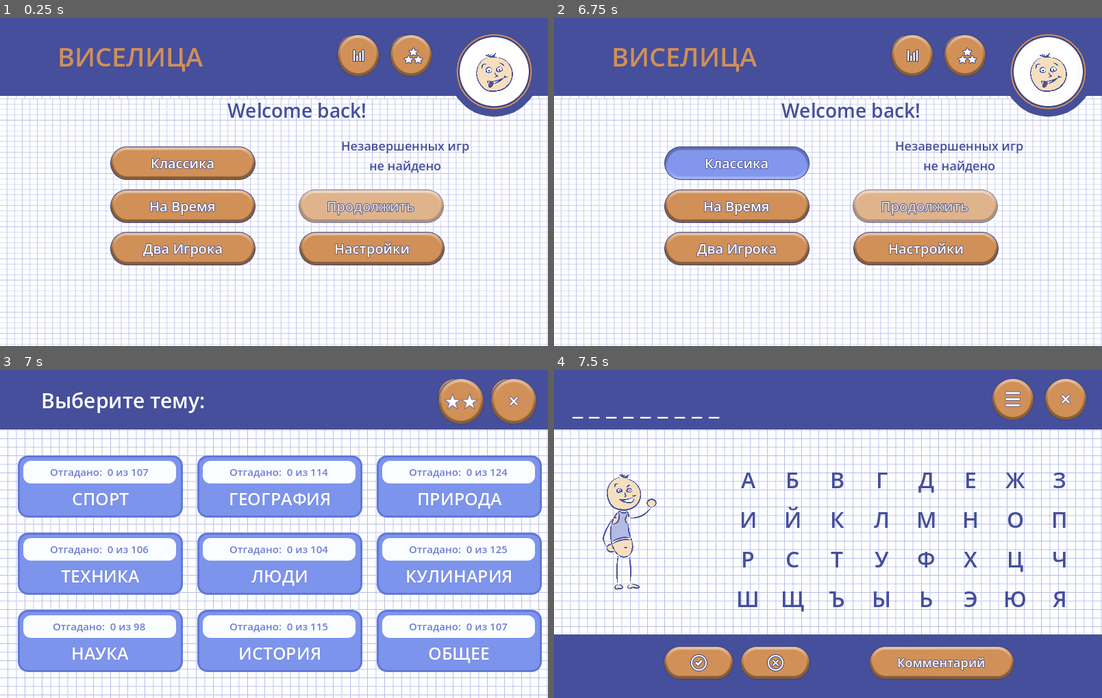
Above: before the commit, frames 1-4 (two rows, left to right).
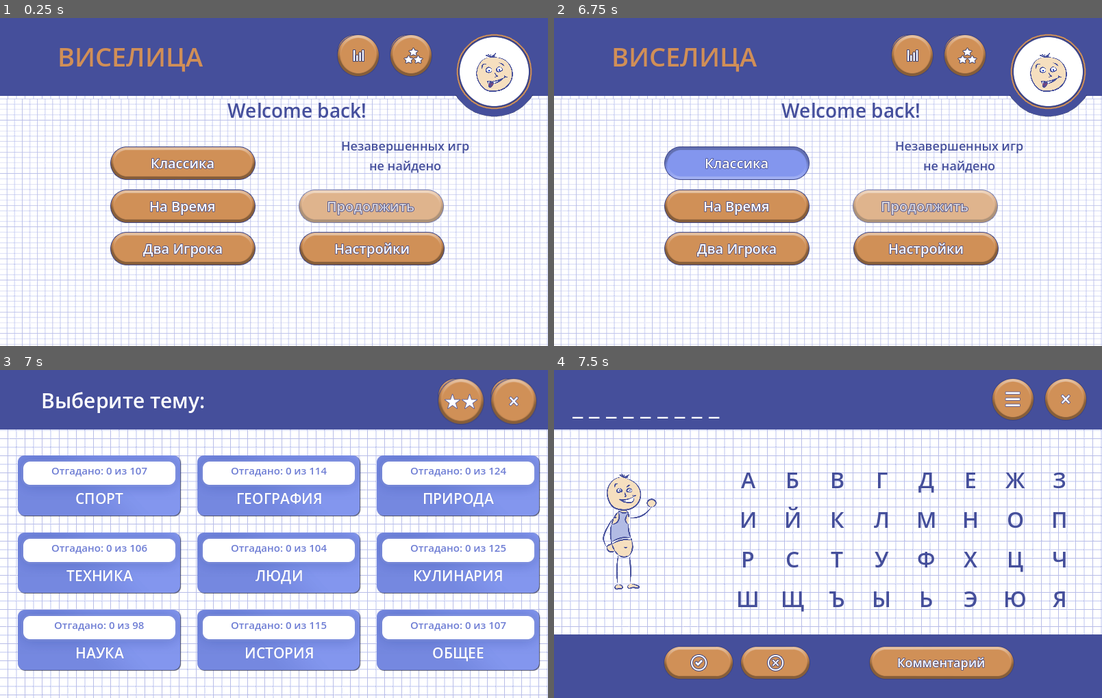
Above: after the commit, the same moments.

Repository: trinarr/hangman20_godot
Game: Godot game, scene res://scenes/Main.tscn
The game is run twice, just before and just after one commit, with the same random seed, the same clock (stepped at 60 frames per second) and the same inputs.
Inputs (mouse positions are in pixels of both pictures, inside the frame that each line leads up to):
- Up to frame 1 (0.25 s): no input
- Up to frame 2 (6.75 s): click (1047, 73) at 0.5 s; click (828, 182) at 1.25 s; click (729, 182) at 2.02 s; click (1047, 73) at 2.75 s; click (926, 182) at 3.52 s; click (1047, 73) at 4.25 s; click (828, 182) at 5 s; click (729, 182) at 5.77 s; tap Enter at 6.5 s; move the mouse to (734, 162) at 6.52 s; click (734, 162) at 6.67 s
- Up to frame 3 (7 s): no input
- Up to frame 4 (7.5 s): click (652, 488) at 7.27 s

Frames 1-2 are identical in both runs. In frame 3, 9.2% of the frame differs, in the area x 3-99%, y 26-93%; in frame 4, nothing differs.

Commit message:
Полишинг экранов

Diff:
--- a/scripts/main.gd
+++ b/scripts/main.gd
@@ -26,7 +26,8 @@
 const CUSTOM_WORD_REFRESH_ICON: Texture2D = preload("res://flash_assets/custom_word_refresh_icon_341.png")
 const HERO_BADGE_RING_TEXTURE: Texture2D = preload("res://flash_assets/user_hint_circle_74.png")
 const HERO_BADGE_TAIL_TEXTURE: Texture2D = preload("res://flash_assets/_________________2_png.png")
-const THEME_CARD_TEXTURE: Texture2D = preload("res://flash_assets/NewForThemes_png.png")
+const THEME_CARD_TEXTURE: Texture2D = preload("res://flash_assets/theme_card_user_239x90.png")
+const THEME_CARD_PROGRESS_TEXTURE: Texture2D = preload("res://flash_assets/theme_card_progress_user_239x65.png")
 const HINT_BUTTON_TEXTURE: Texture2D = preload("res://flash_assets/ButForPdsk_png.png")
 const HINT_OPEN_BUTTON_TEXTURE: Texture2D = preload("res://flash_assets/user_hint_button_open_18.png")
 const HINT_REMOVE_BUTTON_TEXTURE: Texture2D = preload("res://flash_assets/user_hint_button_remove_15.png")
@@ -449,17 +450,37 @@
 		var guessed_total: int = GameState.count_guessed(Database.current_language, i, all_count)
 		var guessed: int = min(guessed_total, max(words_count, 0))
 		var disabled: bool = words_count == 0
-		_stage_panel(Rect2(x, y, THEME_BUTTON_SIZE.x, THEME_BUTTON_SIZE.y), Color(0.49, 0.58, 0.93, 1.0), 14.0, Color(0.38, 0.47, 0.84, 1.0), 3.0)
-		_stage_panel(Rect2(x + 8.0, y + 8.0, 223.0, 33.0), Color(0.98, 0.99, 1.0, 1.0), 11.0)
-		var progress_text: String = Database.tr_text(34, "Guessed") + ":  " + str(guessed) + " " + Database.tr_text(35, "of") + " " + str(words_count)
-		_stage_label(Rect2(x + 8.0, y + 8.0, 223.0, 33.0), progress_text, 15, Color(0.43, 0.49, 0.83, 1.0))
-		var title_label := _stage_label(Rect2(x + 10.0, y + 46.0, 221.0, 35.0), Database.get_theme_name(i), 25, Color.WHITE)
+
+		var card := _stage_texture(Rect2(x, y, 239.0, 90.0), THEME_CARD_TEXTURE)
+		# Keep the supplied progress art at its native 239x65 size.  The lower
+		# part of this PNG is transparent; shrinking it vertically deforms the
+		# white rounded plate and makes the border look too thin.
+		var progress_back := _stage_texture(Rect2(x, y, 239.0, 65.0), THEME_CARD_PROGRESS_TEXTURE)
+		var progress_text: String = Database.tr_text(34, "Guessed") + ": " + str(guessed) + " " + Database.tr_text(35, "of") + " " + str(words_count)
+		var progress_label := _stage_label(Rect2(x + 11.0, y + 7.0, 217.0, 30.0), progress_text, 15, Color(0.43, 0.49, 0.83, 1.0))
+		progress_label.clip_text = false
+		progress_label.add_theme_color_override("font_outline_color", Color(0.0, 0.0, 0.0, 0.0))
+		progress_label.add_theme_constant_override("outline_size", 0)
+		var progress_holder := progress_label.get_parent() as Control
+		if progress_holder != null:
+			progress_holder.z_index = 10
+
+		var title_label := _stage_label(Rect2(x + 8.0, y + 45.0, 223.0, 37.0), Database.get_theme_name(i).to_upper(), 21, Color.WHITE)
+		title_label.clip_text = false
 		title_label.add_theme_color_override("font_outline_color", Color(0.42, 0.49, 0.82, 1.0))
 		title_label.add_theme_constant_override("outline_size", 2)
-		var theme_button := _stage_button(Rect2(x, y, THEME_BUTTON_SIZE.x, THEME_BUTTON_SIZE.y), Callable(self, "start_classic_game").bind(i), "")
+		var title_holder := title_label.get_parent() as Control
+		if title_holder != null:
+			title_holder.z_index = 11
+
+		if disabled:
+			card.modulate = Color(1.0, 1.0, 1.0, 0.45)
+			progress_back.modulate = Color(1.0, 1.0, 1.0, 0.45)
+			progress_label.modulate = Color(1.0, 1.0, 1.0, 0.45)
+			title_label.modulate = Color(1.0, 1.0, 1.0, 0.45)
+
+		var theme_button := _stage_button(Rect2(x, y, 239.0, 90.0), Callable(self, "start_classic_game").bind(i), "")
 		theme_button.disabled = disabled
-		if disabled:
-			theme_button.modulate = Color(1.0, 1.0, 1.0, 0.45)
 
 func _show_difficulty_popup() -> void:
 	_remove_difficulty_popup()
Binary file added: flash_assets/theme_card_progress_user_239x65.png
Not shown, added: flash_assets/theme_card_progress_user_239x65.png.import
Binary file added: flash_assets/theme_card_user_239x90.png
Not shown, added: flash_assets/theme_card_user_239x90.png.import
Not shown, added: flash_assets/user_theme_card_round43.png.import
